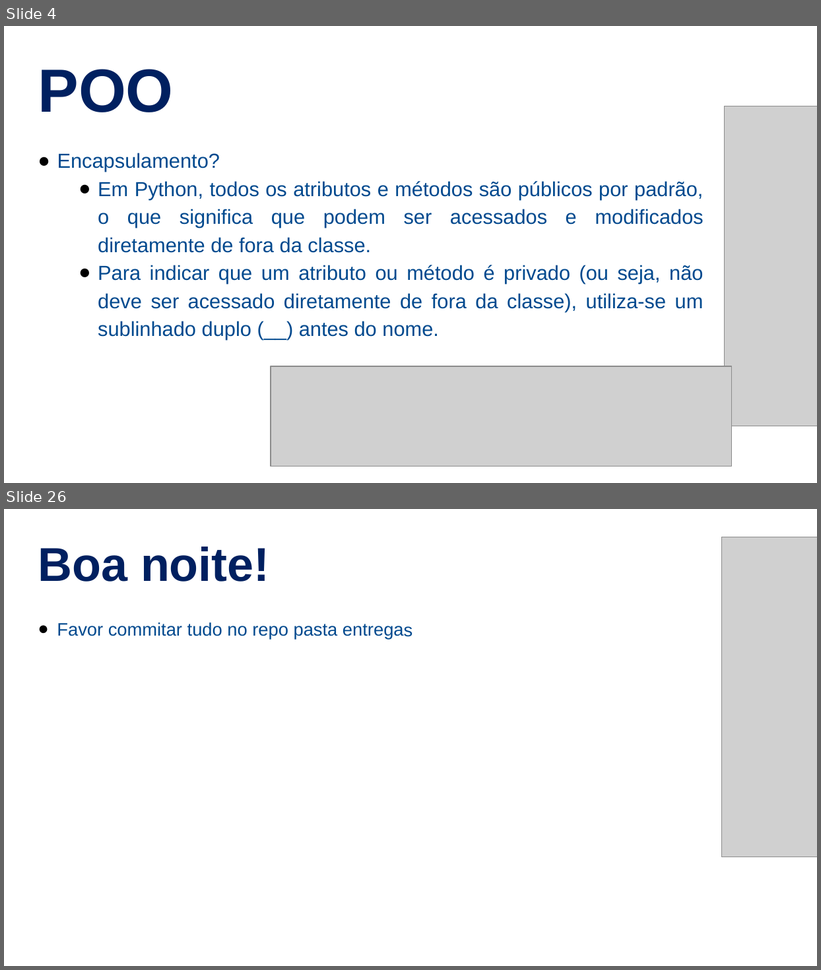
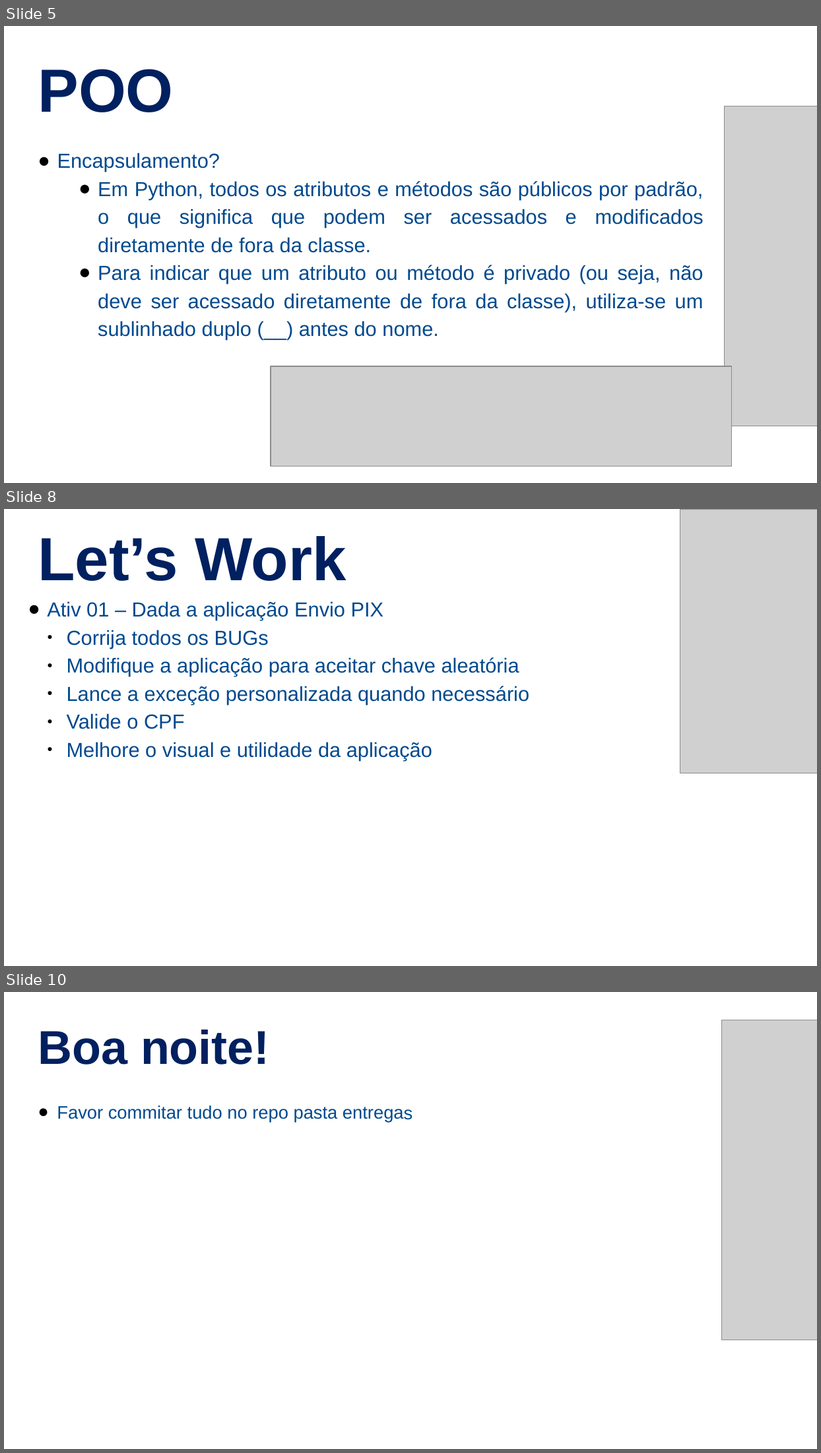
Before and after one commit to NaturalCoder/TI96, a slide deck: Aula18/Aula18.pptx. Shown one above the other, each under a label of ours: slides 4 and 26 before the commit, slides 5, 8 and 10 after it; the slides between them are not shown. The pictures are 821x970 and 821x1453 pixels, drawn with LibreOffice and Linux fonts; fonts in the diff are those of the drawing; grey boxes stand for pictures. Boxes give left, top, right and bottom in pixels: in the first picture for what was removed or moved away, otherwise in the second. Text is boxed around its words. In the diff, an @@ line names an element or a change of style, - is before the commit and + after.

```diff
--- a/Aula18/Aula18.pptx
+++ b/Aula18/Aula18.pptx
@@ slide 8 added at [4, 509, 817, 966], background #FFFFFF @@
@@ picture added at [680, 510, 817, 774] @@
@@ text added at [38, 536, 346, 581], 54 pt, text #002060, bold @@
+Let’s Work
@@ text added at [47, 601, 529, 760], 18 pt, text #01498E @@
+● Ativ 01 – Dada a aplicação Envio PIX
+  ● Corrija todos os BUGs
+  ● Modifique a aplicação para aceitar chave aleatória
+  ● Lance a exceção personalizada quando necessário
+  ● Valide o CPF
+  ● Melhore o visual e utilidade da aplicação
@@ what was slide 4 is now slide 5 @@
@@ what was slide 26 is now slide 10 @@
```
Also in this commit, not shown: 1 slide changed, 3 other slides added, 20 slides removed, 9 other files.
